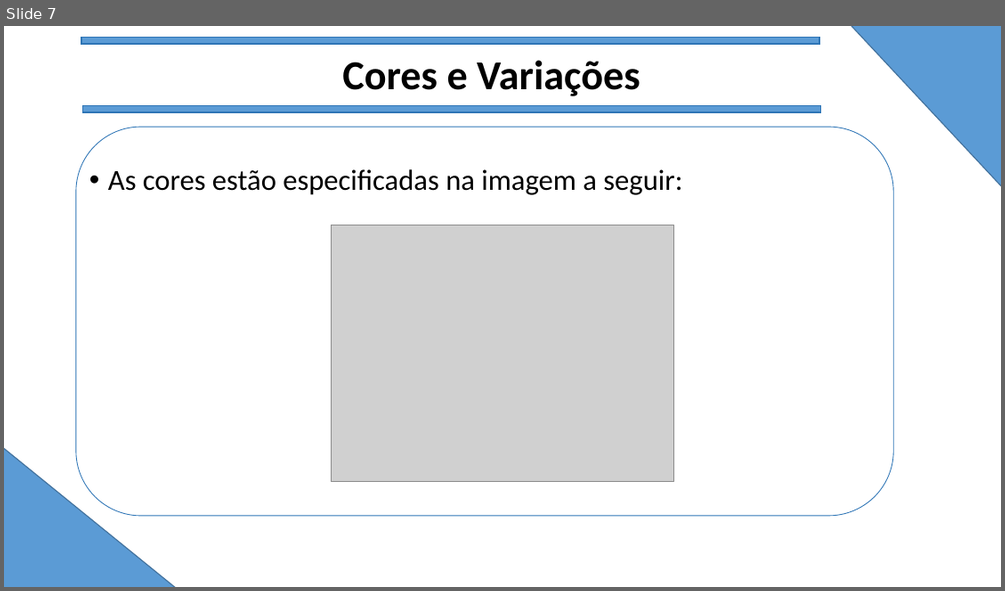
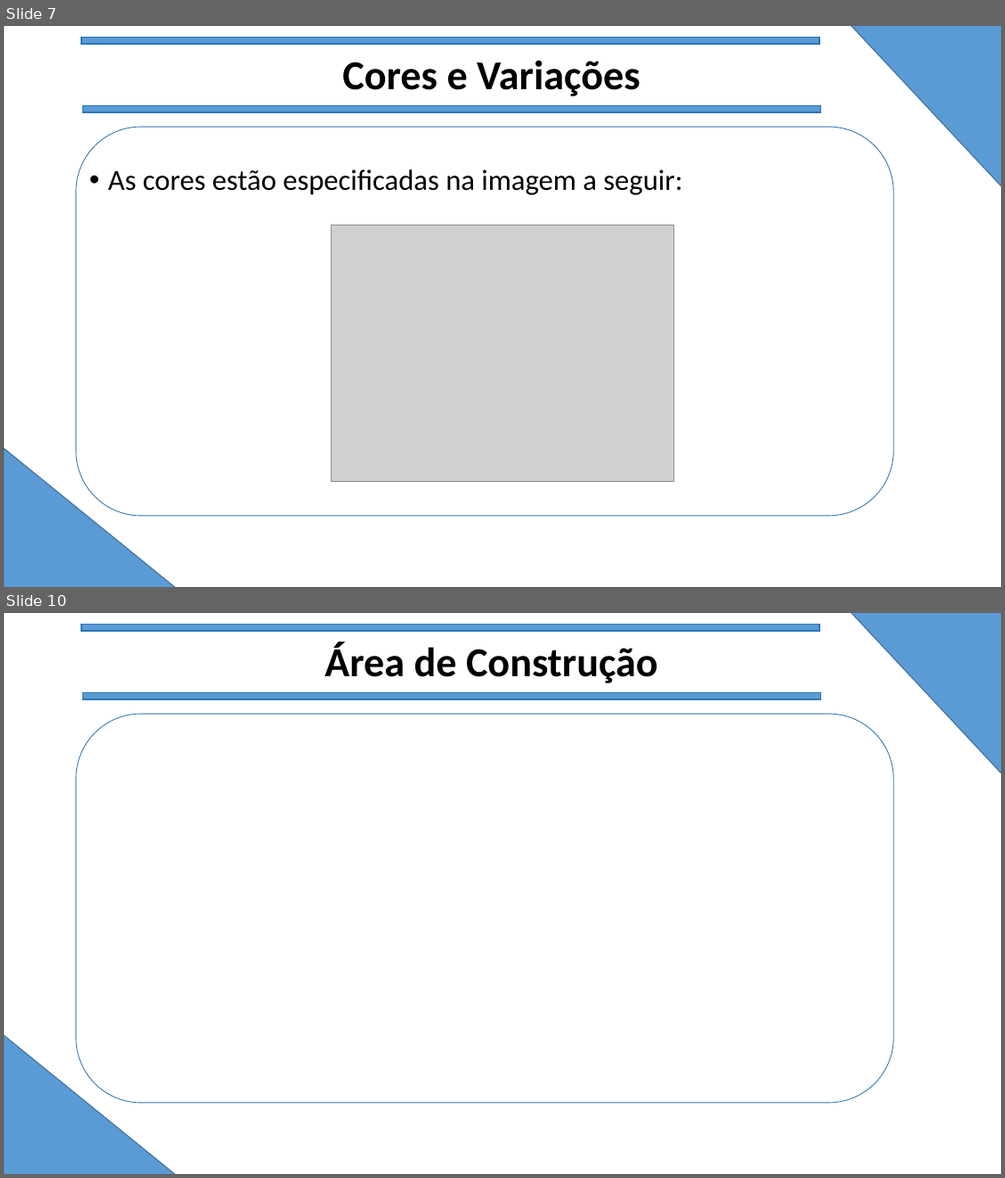
Before and after one commit to lucasdeaquino/TCC-armarios, a slide deck: João Vitor (Jão)/manual3.pptx. Shown one above the other, each under a label of ours: slide 7 before the commit, slides 7 and 10 after it; the slides between them are not shown. The pictures are 1005x591 and 1005x1178 pixels, drawn with LibreOffice and Linux fonts; fonts in the diff are those of the drawing; grey boxes stand for pictures. Boxes give left, top, right and bottom in pixels: in the first picture for what was removed or moved away, otherwise in the second. Text is boxed around its words. In the diff, an @@ line names an element or a change of style, - is before the commit and + after.

```diff
--- a/João Vitor (Jão)/manual3.pptx
+++ b/João Vitor (Jão)/manual3.pptx
@@ slide 10 added at box(4, 613, 1001, 1174), background #FFFFFF @@
@@ rectangle added at box(81, 625, 820, 631), fill #5B9BD5, outline #2E75B6 1 pt @@
@@ triangle added at box(766, 613, 1001, 967), fill #5B9BD5, outline #43739E 1 pt @@
@@ title added at box(324, 641, 658, 683), 39.6 pt, text #000000, bold @@
+Área de Construção
@@ rounded rectangle added at box(76, 714, 893, 1103), outline #2E75B6 0.75 pt @@
@@ rectangle added at box(83, 693, 821, 699), fill #5B9BD5, outline #2E75B6 1 pt @@
@@ triangle added at box(4, 920, 340, 1174), fill #5B9BD5, outline #43739E 1 pt @@
```
Also in this commit, not shown: 2 slides changed, 2 other slides added, 1 slide removed.
